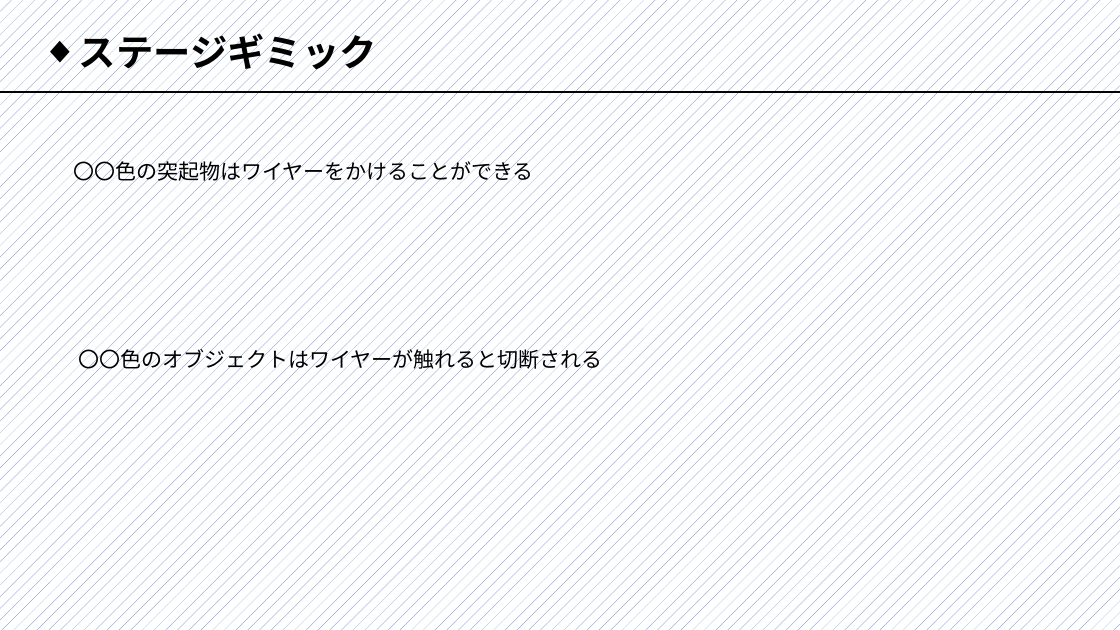
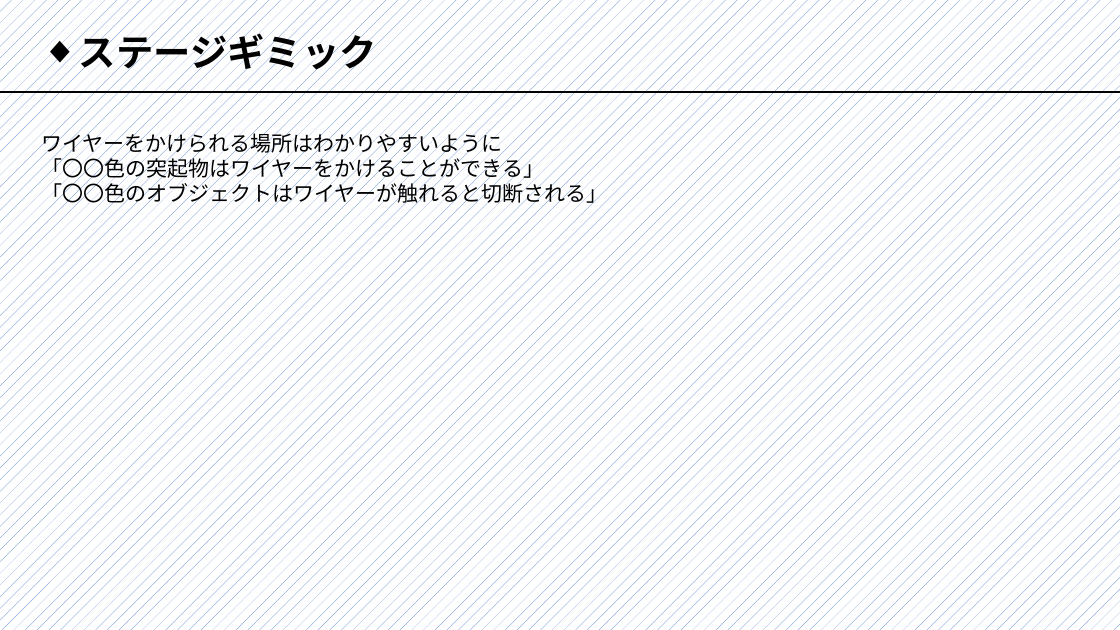
Before and after one commit to nkc20206040/First3DGame, a slide deck: slide 7 of 後期制作_企画書.pptx (slide 6 before the commit). Drawn at 1120x630 pixels with LibreOffice and Linux fonts; fonts in the diff are those of the drawing. Boxes give left, top, right and bottom in pixels: in the first picture for what was removed or moved away, otherwise in the second. Text is boxed around its words. In the diff, an @@ line names an element or a change of style, - is before the commit and + after.

```diff
--- a/後期制作_企画書.pptx
+++ b/後期制作_企画書.pptx
@@ text at <box>42,130,608,206</box>: text changed @@
-〇〇色の突起物はワイヤーをかけることができる
+ワイヤーをかけられる場所はわかりやすいように
+「〇〇色の突起物はワイヤーをかけることができる」
+「〇〇色のオブジェクトはワイヤーが触れると切断される」
@@ text removed at <box>78,346,602,372</box> @@
-〇〇色のオブジェクトはワイヤーが触れると切断される
```
Also in this commit, not shown: 2 other slides changed, 1 slide added.
